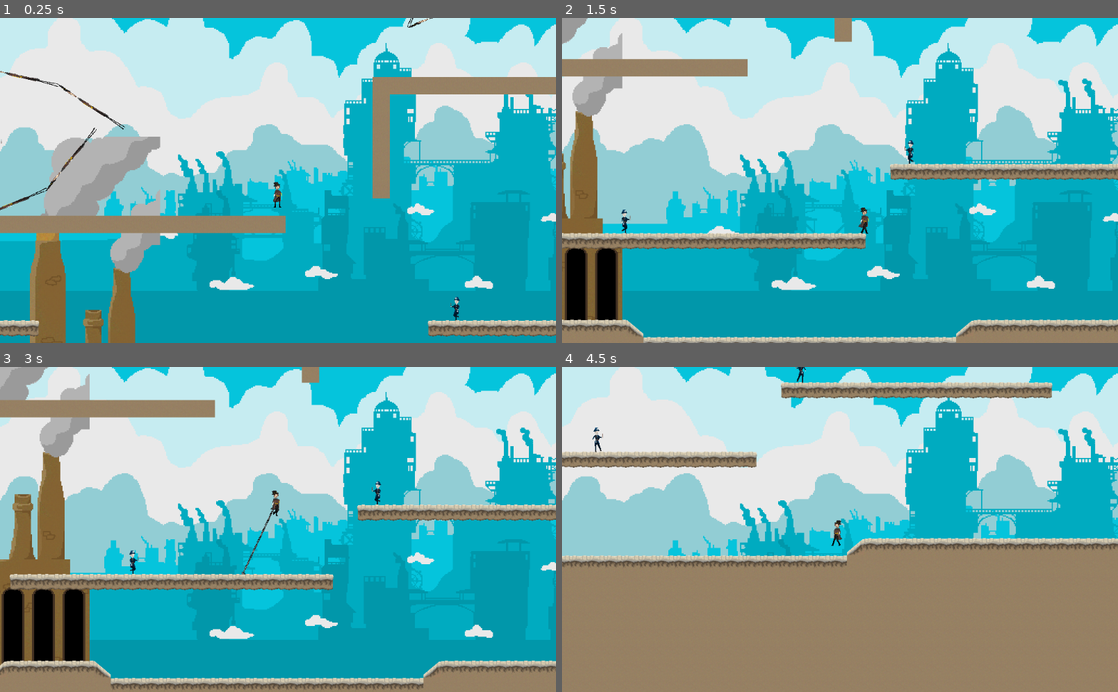
Above: before the commit, frames 1-4 (two rows, left to right).
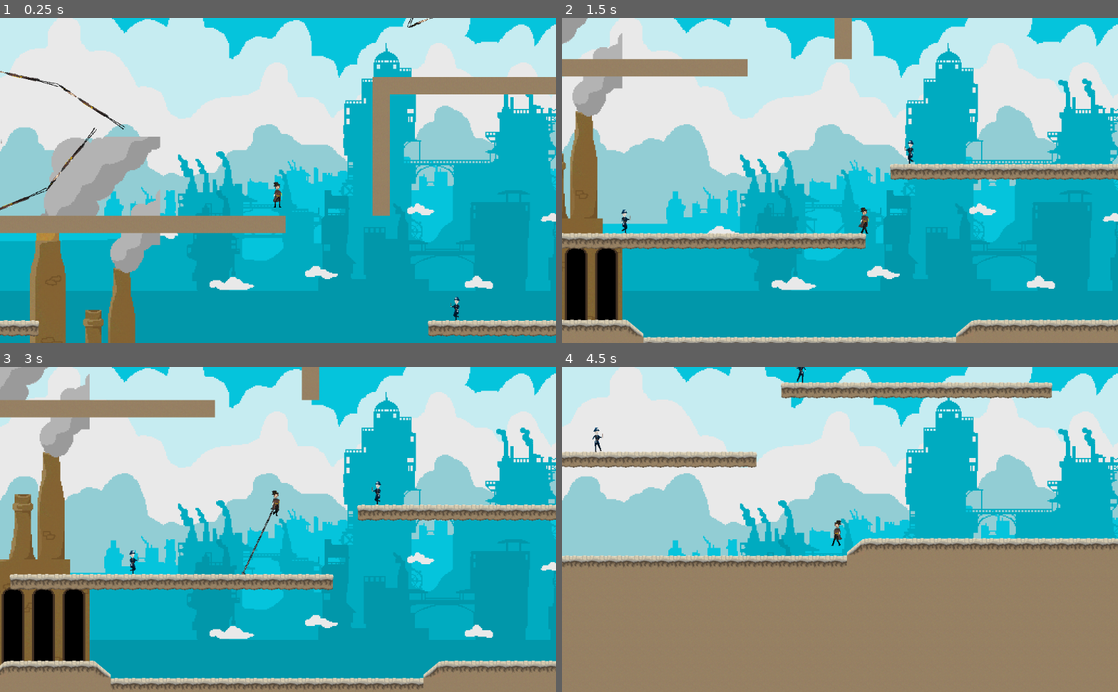
Above: after the commit, the same moments.

Repository: TheSegFaultCompany/Game-1
Game: Godot game, scene res://scenes/testLevel.tscn
Same seed, same stepped clock (60 frames per second), same inputs: the game is played once before the commit and once after it. The project has no main scene, so this scene is started directly.
Inputs (mouse positions are in pixels of both pictures, inside the frame that each line leads up to):
- Up to frame 1 (0.25 s): no input
- Up to frame 2 (1.5 s): move the mouse to (962, 164) at 0.52 s; hold Right (ui_right) from 0.53 s (still down); tap M (turn_on_shader) at 0.6, 1.35 s; click (962, 164) at 0.67 s; tap Up (ui_up) at 0.77 s; tap Enter at 1.25 s; move the mouse to (728, 196) at 1.27 s
- Up to frame 3 (3 s): tap Up (ui_up) at 1.52 s; move the mouse to (333, 458) at 2.02 s; release Right (ui_right) at 2.03 s; hold Left (ui_left) 2.03-2.78 s; tap M (turn_on_shader) at 2.1, 2.85 s; tap Space at 2.75 s; move the mouse to (250, 594) at 2.77 s; hold Right (ui_right) from 2.78 s (still down); click (250, 594) at 2.92 s
- Up to frame 4 (4.5 s): tap Up (ui_up) at 3.02, 3.77 s; move the mouse to (1006, 578) at 3.52 s; tap M (turn_on_shader) at 3.6, 4.35 s; tap Enter at 4.25 s; move the mouse to (673, 480) at 4.27 s; release Right (ui_right) at 4.28 s; hold Left (ui_left) from 4.28 s (still down)

The runs differ from the first frame. In frame 1, 0.2% of the frame differs, in the area x 67-71%, y 55-61%; in frame 2, 0.2%; in frame 3, 0.2%, in the area x 54-58%, y 4-11%; in frame 4, less than 0.1%.

Commit message:
Created the skeleton chasing enemy and created method to kill the player

Diff:
--- /dev/null
+++ b/fonts/joystix_font.tres
@@ -0,0 +1,7 @@
+[gd_resource type="DynamicFont" load_steps=2 format=2]
+
+[ext_resource path="res://fonts/joystix monospace.ttf" type="DynamicFontData" id=1]
+
+[resource]
+size = 32
+font_data = ExtResource( 1 )
--- a/project.godot
+++ b/project.godot
@@ -14,7 +14,7 @@
 "language": "GDScript",
 "path": "res://scripts/enemies/BasicEnemyClass.gd"
 }, {
-"base": "Node",
+"base": "KinematicBody2D",
 "class": "stateMachine",
 "language": "GDScript",
 "path": "res://scripts/enemies/stateMachine/stateMachine.gd"
--- a/scenes/enemies/skeletonGuardStateMachine/skeletonGuardStateMachine.tscn
+++ b/scenes/enemies/skeletonGuardStateMachine/skeletonGuardStateMachine.tscn
@@ -13,9 +13,7 @@
 [ext_resource path="res://assets/sprites/enemies/skeletonGuard/walk/guard_walk_f5.png" type="Texture" id=11]
 [ext_resource path="res://assets/sprites/enemies/skeletonGuard/walk/guard_walk_f6.png" type="Texture" id=12]
 [ext_resource path="res://assets/sprites/enemies/skeletonGuard/walk/guard_walk_f7.png" type="Texture" id=13]
-[ext_resource path="res://scripts/enemies/stateMachine/stateMachine.gd" type="Script" id=14]
-[ext_resource path="res://scripts/enemies/stateMachine/Idle.gd" type="Script" id=15]
-[ext_resource path="res://scripts/enemies/stateMachine/Patrol.gd" type="Script" id=16]
+[ext_resource path="res://scripts/enemies/stateMachine/detectPlayer.gd" type="Script" id=14]
 
 [sub_resource type="SpriteFrames" id=1]
 animations = [ {
@@ -33,7 +31,12 @@
 [sub_resource type="RectangleShape2D" id=2]
 extents = Vector2( 11, 18 )
 
-[node name="skeletonGuardStateMachine" type="KinematicBody2D"]
+[sub_resource type="RectangleShape2D" id=3]
+extents = Vector2( 6, 18 )
+
+[node name="skeletonGuardStateMachine" type="KinematicBody2D" groups=[
+"enemy",
+]]
 script = ExtResource( 14 )
 
 [node name="AnimatedSprite" type="AnimatedSprite" parent="."]
@@ -44,23 +47,18 @@
 position = Vector2( 0, 6 )
 shape = SubResource( 2 )
 
-[node name="Patrol" type="Node" parent="."]
-script = ExtResource( 16 )
-
-[node name="Idle" type="Node" parent="."]
-script = ExtResource( 15 )
-
 [node name="TurnTimer" type="Timer" parent="."]
 wait_time = 0.2
 one_shot = true
 
 [node name="Area2D" type="Area2D" parent="."]
 
-[node name="CollisionPolygon2D" type="CollisionPolygon2D" parent="Area2D"]
-polygon = PoolVector2Array( 4, -11, 4, -10, 136, 24, 136, -16 )
+[node name="CollisionShape2D" type="CollisionShape2D" parent="Area2D"]
+position = Vector2( 14, 6 )
+shape = SubResource( 3 )
 
 [node name="RayCast2D" type="RayCast2D" parent="."]
 position = Vector2( 11, 16 )
 enabled = true
 cast_to = Vector2( 0, 25 )
-[connection signal="timeout" from="TurnTimer" to="Patrol" method="_on_TurnTimer_timeout"]
+[connection signal="body_entered" from="Area2D" to="." method="_on_Area2D_body_entered"]
--- a/scenes/testLevel.tscn
+++ b/scenes/testLevel.tscn
@@ -63,7 +63,7 @@
 collision_layer = 7
 collision_mask = 7
 format = 1
-tile_data = PoolIntArray( -3604465, 0, 0, -3604464, 0, 0, -3 …(905 unchanged characters)… , 0, -1572814, 0, 0, -1572813, 0, 0, -1507295, 0, 0, -1441759, 0, 0, -1376223, 0, 0, -1310687, 0, 0, -1245151, 0, 0, -1179615, 0, 0, -1048565, 0, 0, -1048564, 0, 0,  …(12896 unchanged characters)…
+tile_data = PoolIntArray( -3604465, 0, 0, -3604464, 0, 0, -3 …(905 unchanged characters)… , 0, -1572814, 0, 0, -1572813, 0, 0, -1572812, 0, 0, -1572811, 0, 0, -1572810, 0, 0, -1572809, 0, 0, -1572808, 0, 0, -1572807, 0, 0, -1572806, 0, 0, -1572805, 0, 0, -1572804, 0, 0, -1572803, 0, 0, -1572802, 0, 0, -1572801, 0, 0, -1572800, 0, 0, -1572799, 0, 0, -1507295, 0, 0, -1441759, 0, 0, -1376223, 0, 0, -1310687, 0, 0, -1245151, 0, 0, -1179615, 0, 0, -1114079, 0, 0, -1048565, 0, 0, -1048564, 0, 0,  …(12896 unchanged characters)…
 
 [node name="factory2" type="Sprite" parent="TileMap"]
 position = Vector2( 438, -328 )
@@ -76,7 +76,7 @@
 z_index = -1
 texture = ExtResource( 5 )
 
-[node name="KinematicBody2D" parent="." instance=ExtResource( 9 )]
+[node name="SpiderEnemy" parent="." instance=ExtResource( 9 )]
 position = Vector2( 357, -632 )
 
 [node name="skeletonGuardStateMachine" parent="." instance=ExtResource( 10 )]
--- /dev/null
+++ b/scripts/enemies/stateMachine/chase.gd
@@ -0,0 +1,12 @@
+extends Node
+
+
+# Declare member variables here. Examples:
+# var a = 2
+# var b = "text"
+
+var distanceVector = Vector2()
+
+# Called when the node enters the scene tree for the first time.
+func _ready():
+	pass # Replace with function body.
--- a/scripts/enemies/stateMachine/detectPlayer.gd
+++ b/scripts/enemies/stateMachine/detectPlayer.gd
@@ -15,9 +15,7 @@
 var eye_reach = 90
 var vision = 600
 
-
 onready var Player = get_parent().get_node("Player")
-onready var anim : KinematicBody2D = get_parent()
 
 #Function which sets the movement direction from the player
 func set_dir(target_dir):
@@ -35,7 +33,7 @@
 
 	#Create the extent shapes around the player
 	var player_pos = Player.get_global_position()
-	var player_extents = Player.get_node("CollisionShape2D").shape.extents
+	var player_extents = Player.get_node("CollisionStanding").shape.extents
 	var top_left = player_pos + Vector2(-player_extents.x, -player_extents.y)
 	var top_right = player_pos + Vector2(player_extents.x, -player_extents.y)
 	var bottom_left = player_pos + Vector2(-player_extents.x, player_extents.y)
@@ -59,7 +57,7 @@
 	distance = sqrt((distanceVector.x * distanceVector.x) + (distanceVector.y * distanceVector.y))
 
 	#If the distance if close move the enemy towards the player
-	if distance < 300:
+	if distance < 300 and !Player.dead:
 	#If the player is to the left
 		if Player.position.x < position.x and next_dir != -1 and sees_player():
 			set_dir(-1)
@@ -79,9 +77,19 @@
 				motion.y = -800
 			next_jump_time = -1
 
+#		if !$RayCast2D.is_colliding():
+#			if next_dir != -1:
+#				set_dir(1)
+#			elif next_dir != 1:
+#				set_dir(-1)
+
 		if dir == -1:
+			$Area2D/CollisionShape2D.position.x = -14
+			$RayCast2D.position.x = -11
 			$AnimatedSprite.flip_h = true
 		elif dir == 1:
+			$Area2D/CollisionShape2D.position.x = 14
+			$RayCast2D.position.x = 11
 			$AnimatedSprite.flip_h = false
 		motion.x = dir * 100
 
@@ -91,3 +99,21 @@
 	motion.y += GRAVITY
 
 	motion = move_and_slide(motion, UP)
+
+func _on_Player_turnOnShader():
+	pass
+#	if (ghost_dimension == true):
+#		ghost_dimension = false
+#		_activate_collision()
+#		self.show()
+#	elif (ghost_dimension == false):
+#		ghost_dimension = true
+#		_change_collision()
+#		self.hide()
+
+
+func _on_Area2D_body_entered(body):
+	if body.is_in_group("player"):
+		if !body.dead:
+			body.stab()
+	pass # Replace with function body.
--- a/scripts/enemies/stateMachine/stateMachine.gd
+++ b/scripts/enemies/stateMachine/stateMachine.gd
@@ -1,4 +1,4 @@
-extends Node
+extends KinematicBody2D
 
 class_name stateMachine
 
@@ -6,13 +6,17 @@
 	"Idle" : $Idle,
 	"Patrol" : $Patrol,
 	"Player Spotted" : "Subnode",
-	"Chase" : "Subnode",
+	"Chase" : $Chase,
 	"Attack" : "Subnode",
 	"Lost Player" : "Subnode",
 	"Search" : "Subnode"
 }
 
 var stateStack : Array
+var playerDetection = null
+onready var Player = get_tree().get_node("Player")
+export var eye_reach = 90
+export var vision = 600
 
 func _ready():
 	stateStack.push_front(States.get("Idle"))
@@ -21,3 +25,35 @@
 func _physics_process(_delta):
 	if (stateStack.front().has_method("move_player")):
 		stateStack.front().move_player(_delta)
+
+func _process(_delta):
+	if sees_player():
+		stateStack.push_front("Chase")
+
+#Function to check if the enemy can see the player
+func sees_player():
+	#Create the four eyes around the enemy
+	var eye_center = get_global_position()
+	var eye_top = eye_center + Vector2(0, -eye_reach)
+	var eye_left = eye_center + Vector2(-eye_reach, 0)
+	var eye_right = eye_center + Vector2(eye_reach, 0)
+
+	#Create the extent shapes around the player
+	var player_pos = Player.get_global_position()
+	var player_extents = Player.get_node("CollisionShape2D").shape.extents
+	var top_left = player_pos + Vector2(-player_extents.x, -player_extents.y)
+	var top_right = player_pos + Vector2(player_extents.x, -player_extents.y)
+	var bottom_left = player_pos + Vector2(-player_extents.x, player_extents.y)
+	var bottom_right = player_pos + Vector2(player_extents.x, player_extents.y)
+
+	var space_states = get_world_2d().direct_space_state
+
+	#Check if the view is obstructed
+	for eye in [eye_center, eye_top, eye_left, eye_right]:
+		for cornor in [top_left, top_right, bottom_left, bottom_right]:
+			if (cornor - eye).length() > vision:
+				continue
+			var collision = space_states.intersect_ray(eye, cornor, [], 1)
+			if collision and collision.collider.name == "Player":
+				return true
+	return false
--- a/scripts/player/Player.gd
+++ b/scripts/player/Player.gd
@@ -28,6 +28,7 @@
 		else:
 			$chain.release()
 
+# Function for when the character is impaled by the spider
 func impale():
 	var bloodSpatter = preload("res://scenes/player/BloodEffect.tscn")
 	self.add_child(bloodSpatter.instance())
@@ -36,8 +37,33 @@
 	$AnimatedSprite.play("default")
 	kill()
 
+# Function for when the character is stabbed by the spider
+func stab():
+	var bloodSpatter = preload("res://scenes/player/BloodEffect.tscn")
+	# Randomly generate the direction on which the character falls
+	var tween = Tween.new()
+	var rng = RandomNumberGenerator.new()
+	rng.randomize()
+	var rand = rng.randi_range(-10, 10)
+	self.add_child(tween)
+	tween.connect("tween_all_completed", self, "_on_tween_complete")
+	if rand > 0:
+		tween.interpolate_property(self, "rotation_degrees", 0, 90, 0.5, Tween.TRANS_CIRC)
+	else:
+		tween.interpolate_property(self, "rotation_degrees", 0, -90, 0.5, Tween.TRANS_CIRC)
+	tween.start()
+	self.add_child(bloodSpatter.instance())
+
+# Function for when the turn is completed
+func _on_tween_complete():
+	kill()
+
+# Function for killing the player
 func kill():
 	dead = true
+	var car = load("res://scenes/menu items/testDeathScreen.tscn")
+	var temp = car.instance()
+	add_child(temp)
 
 # Process where all the movement calculations are done
 func _physics_process(_delta: float) -> void:
Binary file added: fonts/joystix monospace.ttf
Not shown: 1 places in scenes/enemies/skeletonGuardStateMachine/skeletonGuardStateMachine.tscn that only renumber resources
